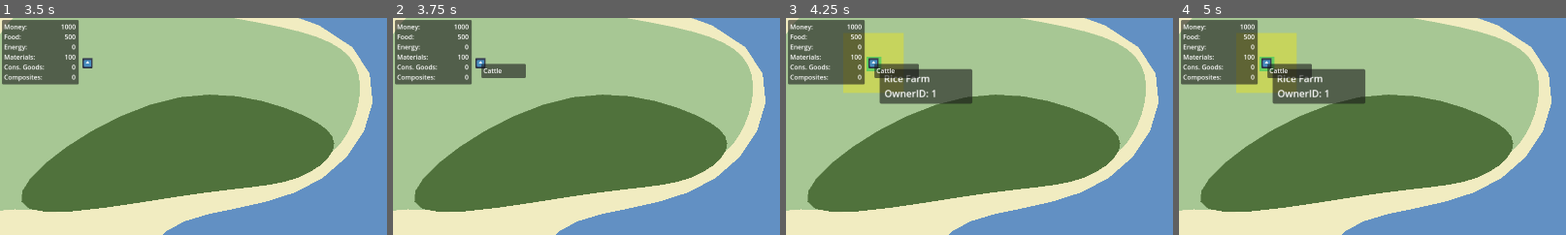
Above: before the commit, frames 1-4 (left to right).
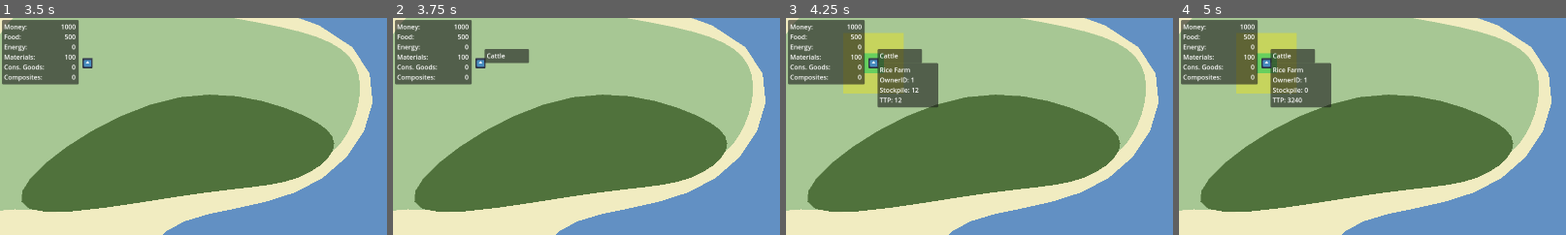
Above: after the commit, the same moments.

Repository: Novation257/Nations-Refounded
Game: Godot game, scene res://masterScene.tscn
The game is run twice, just before and just after one commit, with the same random seed, the same clock (stepped at 60 frames per second) and the same inputs. The engine's default icon, where the game draws it, is replaced by a stand-in: a white triangle on a blue panel in a dark square.
Inputs (mouse positions are % of the whole screen's width and height, from its top left):
- Up to frame 1 (3.5 s): tap Enter at 0.5, 2 s; move the mouse to (72, 45) at 0.52 s; press the mouse at (72, 45) at 0.53 s; tap Space at 1.25, 2.75 s; move the mouse to (30, 55) at 1.27 s; release the mouse at (30, 55) at 1.28 s; click (30, 55) at 1.35 s; move the mouse to (60, 28) at 2.02 s; press the mouse at (60, 28) at 2.03 s; move the mouse to (45, 70) at 2.77 s; release the mouse at (45, 70) at 2.78 s; click (45, 70) at 2.85 s
- Up to frame 2 (3.75 s): tap Enter at 3.5 s; move the mouse to (11, 10) at 3.52 s; press the mouse at (11, 10) at 3.53 s
- Up to frame 3 (4.25 s): tap F1 (debug1) at 4.15 s
- Up to frame 4 (5 s): release the mouse at (11, 10) at 4.28 s; click (11, 10) at 4.35 s
The pictures show only the part of the screen within x 0-50%, y 0-50%; the shares and areas given below are measured in that part.

Frame 1 is identical in both runs. In frame 2, 1.5% of the frame differs, in the area x 22-36%, y 14-28%; in frame 3, 4.1%; in frame 4, 4.2%, in the area x 14-49%, y 14-42%.

Commit message:
Progress on extractors, resource collection, and general formatting

Diff:
--- a/ClientApp/gameObjects/extractor/GenericExtractor.tscn
+++ b/ClientApp/gameObjects/extractor/GenericExtractor.tscn
@@ -1,23 +1,139 @@
 [gd_scene load_steps=3 format=3 uid="uid://b8witt57rpqyq"]
 
-[ext_resource type="Script" path="res://gameObjects/extractor/extractor.gd" id="1_mq0md"]
+[sub_resource type="GDScript" id="GDScript_4xwks"]
+script/source = "extends Polygon2D
+class_name Extractor
+
+# Identifiers
+var id:int
+var RN_name:String
+
+#UI
+var UI:Panel
+var UI_type:Label
+var UI_ownerID:Label
+var UI_stockpile:Label
+var UI_TTP:Label
+
+#Signaling
+var clicked:bool = false
+
+# Production
+var inputs:Resources = Resources.new()
+var outputs:Resources = Resources.new()
+var productionTime:int = 3600
+var productionCountdown:int = productionTime
+var stockpile:int = 0
+
+# Sets the input and output values for different extractors
+func setProduction(type:String) -> void:
+	match type:
+		\"Rice Farm\":
+			inputs.money = 3
+			inputs.energy = 2
+			outputs.food = 5
+		\"Cocoa Plantation\":
+			inputs.energy = 3
+			outputs.food = 2
+			outputs.consumer_goods = 3
+		\"Coal Mine\":
+			inputs.money = 5
+			outputs.energy = 12
+		\"Dairy Farm\":
+			inputs.energy = 5
+			inputs.money = 5
+			outputs.food = 12
+	return
+
+# Add production to the extractor and increase stockpile when necessary
+func doProductionTick(time:int) -> void:
+	if(stockpile < 12): # Don't do production if stockiple is full (12 production cycles)
+		#print(\"Doing tick on extractor:\" + name)
+		productionCountdown -= time
+		if(productionCountdown <= 0): # Production cycle completed
+			stockpile += 1
+			productionCountdown = productionTime
+
+		# Update UI
+		UI_stockpile.text = \"Stockpile: \" + str(stockpile)
+		UI_TTP.text = \"TTP: \" + str(productionCountdown)
+	return
+
+# Collect the production stored in the extractor
+func collect() -> Resources:
+	# Combine into one resource struct with inputs being negative and outputs being positive
+	var temp:Resources = outputs
+	var negInputs = inputs
+	negInputs.applyToAll(func negate(x:int): return -x)
+	temp.combine(negInputs)
+
+	# Multiply every resource by stockpile
+	temp.applyToAll(func mul(x:int): return x * stockpile)
+
+	# Reset stockpile and return resource changes
+	stockpile = 0
+	UI_stockpile.text = \"Stockpile: \" + str(stockpile)
+	return temp
+
+func _ready() -> void:
+	# Set production values
+	setProduction(get_meta(\"type\"))
+
+	# Get UI nodes
+	UI = get_node(\"%UI\")
+	UI_type = get_node(\"%type\")
+	UI_ownerID = get_node(\"%ownerID\")
+	UI_stockpile = get_node(\"%stockpile\")
+	UI_TTP = get_node(\"%TTP\")
+
+	# Hide UI and update values
+	UI.visible = false
+	UI_type.text = get_meta(\"type\")
+	UI_ownerID.text = \"OwnerID: \" + str(get_meta(\"ownerID\"))
+
+	return
+
+func _process(delta: float) -> void:
+	# Make UI follow cursor if the UI isn't hidden
+	if UI.visible == true:
+		var m_pos:Vector2 = get_local_mouse_position()
+		UI.position[0] = m_pos[0] + 10
+		UI.position[1] = m_pos[1] + 0
+	return
+
+
+# Show/hide UI if mouse is hoving over extractor
+func _on_area_2d_mouse_entered() -> void:
+	UI.visible = true
+	return
+
+func _on_area_2d_mouse_exited() -> void:
+	UI.visible = false
+	return
+
+# On left click - collect resources
+func _on_area_2d_input_event(viewport: Node, event: InputEvent, shape_idx: int) -> void:
+	clicked = false
+	if(event.is_action_pressed(\"LMB\")):
+		print(name + \" clicked\")
+		clicked = true
+	return
+"
 
 [sub_resource type="RectangleShape2D" id="RectangleShape2D_x1knm"]
-
-[node name="Extractor Cube" type="Polygon2D"]
-scale = Vector2(7.5, 7.418)
+size = Vector2(150, 150)
+
+[node name="Extractor" type="Polygon2D"]
 color = Color(0.909804, 0.886275, 0.141176, 0.482353)
-polygon = PackedVector2Array(-10, -10, -10, 10, 10, 10, 10, -10)
-script = ExtResource("1_mq0md")
-metadata/outputs = {}
+antialiased = true
+polygon = PackedVector2Array(-75, -75, 75, -75, 75, 75, -75, 75)
+script = SubResource("GDScript_4xwks")
 metadata/ownerID = 0
-metadata/type = ""
 
 [node name="Extractor Cube" type="Polygon2D" parent="."]
-position = Vector2(0.13335, 0.269653)
-scale = Vector2(0.25, 0.248)
+scale = Vector2(1, 0.992)
 color = Color(0.403922, 0.815686, 0.372549, 1)
-polygon = PackedVector2Array(-10, -10, -10, 10, 10, 10, 10, -10)
+polygon = PackedVector2Array(-25, -25, -25, 25, 25, 25, 25, -25)
 
 [node name="Area2D" type="Area2D" parent="."]
 
@@ -26,29 +142,66 @@
 
 [node name="UI" type="Panel" parent="."]
 unique_name_in_owner = true
-offset_left = 32.0
-offset_top = -27.0
-offset_right = 185.0
-offset_bottom = 31.0
-scale = Vector2(0.2, 0.2)
+offset_left = 100.0
+offset_top = -80.0
+offset_right = 250.0
+offset_bottom = 30.0
+metadata/_edit_use_anchors_ = true
+
+[node name="type" type="Label" parent="UI"]
+unique_name_in_owner = true
+layout_mode = 1
+anchors_preset = -1
+offset_left = 5.0
+offset_top = 4.93642
+offset_right = 145.0
+offset_bottom = 29.7698
+text = "Extractor Name"
+metadata/_edit_use_anchors_ = true
 
 [node name="ownerID" type="Label" parent="UI"]
 unique_name_in_owner = true
-layout_mode = 0
+layout_mode = 1
+anchors_preset = -1
+anchor_left = -0.02
+anchor_top = 0.00686417
+anchor_right = 0.273333
+anchor_bottom = 0.0235308
 offset_left = 8.0
 offset_top = 29.1763
 offset_right = 104.0
 offset_bottom = 52.1763
 text = "OwnerID: 12"
-
-[node name="type" type="Label" parent="UI"]
-unique_name_in_owner = true
-layout_mode = 0
-offset_left = 7.33333
-offset_top = 4.237
-offset_right = 202.333
-offset_bottom = 27.237
-text = "Extractor Name"
-
+metadata/_edit_use_anchors_ = true
+
+[node name="stockpile" type="Label" parent="UI"]
+unique_name_in_owner = true
+layout_mode = 1
+anchors_preset = -1
+anchor_left = -0.0733333
+anchor_top = -0.0279383
+anchor_right = 0.22
+anchor_bottom = -0.0112717
+offset_left = 16.0
+offset_top = 58.3526
+offset_right = 112.0
+offset_bottom = 81.3526
+text = "Stockpile: 12"
+metadata/_edit_use_anchors_ = true
+
+[node name="TTP" type="Label" parent="UI"]
+unique_name_in_owner = true
+layout_mode = 1
+anchors_preset = -1
+anchor_left = 0.0333333
+anchor_top = 0.727273
+anchor_right = 0.32
+anchor_bottom = 0.743939
+offset_right = 97.0
+offset_bottom = 23.0
+text = "TTP: 12"
+metadata/_edit_use_anchors_ = true
+
+[connection signal="input_event" from="Area2D" to="." method="_on_area_2d_input_event"]
 [connection signal="mouse_entered" from="Area2D" to="." method="_on_area_2d_mouse_entered"]
 [connection signal="mouse_exited" from="Area2D" to="." method="_on_area_2d_mouse_exited"]
--- a/ClientApp/gameObjects/extractor/extractor.gd
+++ /dev/null
@@ -1,41 +0,0 @@
-extends Polygon2D
-
-#UI
-var UI:Panel
-var UI_ownerID:Label
-var UI_type:Label
-
-# Called when the node enters the scene tree for the first time.
-func _ready() -> void:
-	# Wait for variable and metadata updates from main script
-
-	UI = get_node("%UI")
-	UI.visible = false
-
-	UI_ownerID = get_node("%ownerID")
-	UI_ownerID.text = "OwnerID: " + str(get_meta("ownerID"))
-
-	UI_type = get_node("%type")
-	UI_type.text = get_meta("type")
-
-	pass # Replace with function body.
-
-
-# Called every frame. 'delta' is the elapsed time since the previous frame.
-func _process(delta: float) -> void:
-	if UI.visible == true:
-		var m_pos:Vector2 = get_local_mouse_position()
-		UI.position[0] = m_pos[0] + 2
-		UI.position[1] = m_pos[1] + 2
-
-	pass
-
-
-func _on_area_2d_mouse_entered() -> void:
-	UI.visible = true
-	pass # Replace with function body.
-
-
-func _on_area_2d_mouse_exited() -> void:
-	UI.visible = false
-	pass # Replace with function body.
--- a/ClientApp/gameObjects/resourceNode/resourceNode.gd
+++ b/ClientApp/gameObjects/resourceNode/resourceNode.gd
@@ -18,13 +18,12 @@
 
 	pass
 
-
 # Called every frame. 'delta' is the elapsed time since the previous frame.
 func _process(delta: float) -> void:
 	if UI.visible == true:
 		var m_pos:Vector2 = get_local_mouse_position()
-		UI.position[0] = m_pos[0] + 2
-		UI.position[1] = m_pos[1] + 2
+		UI.position[0] = m_pos[0] + 10
+		UI.position[1] = m_pos[1] - 35
 
 	pass
 
--- a/ClientApp/masterScene.tscn
+++ b/ClientApp/masterScene.tscn
@@ -22,7 +22,7 @@
 position = Vector2(65.9999, 155)
 script = ExtResource("3_tiwjy")
 points = PackedVector2Array(-2433.31, -518.684, -2004.8, -716.461, -1647.84, -804.659, -1484.05, -1021.36, -987.639, -1 …(1136 unchanged characters)…
-weights = PackedFloat32Array(1, 1, 1, 1, 1, 1, 1, 1, 1, 1, 1 …(119480 unchanged characters)… 1, 1, 1, 1, 1, 1, 1, 1, 1, 1, 1, 1, 1, 1)
+weights = PackedFloat32Array(1, 1, 1, 1, 1, 1, 1, 1, 1, 1, 1 …(119480 unchanged characters)… 1, 1, 1, 1, 1, 1, 1, 1, 1, 1, 1, 1, 1, 1, 1, 1, 1, 1, 1, 1, 1, 1, 1, 1, 1, 1, 1, 1, 1, 1, 1, 1, 1, 1, 1, 1, 1, 1, 1, 1, 1, 1, 1, 1, 1, 1, 1, 1, 1, 1, 1, 1, 1, 1, 1, 1, 1, 1, 1, 1, 1, 1)
 open = false
 border = false
 fill = true
@@ -32,7 +32,7 @@
 position = Vector2(-980, -203)
 script = ExtResource("3_tiwjy")
 points = PackedVector2Array(-243.622, -222.623, 78.9117, -640.832, 508.909, -930.005, 665.709, -836.773, 563.194, -447.16, 530.291, 35.7971, 207.751, 151.71, -248.317, 285.678, -1009.16, 55.1613, -1048.76, 258.808, -1298.16, 142.881, -1164.63, -108.98, -776.504, -20.901, -700.589, -274.256)
-weights = PackedFloat32Array(1, 1, 1, 1, 1, 1, 1, 1, 1, 1, 1 …(21929 unchanged characters)… 1, 1, 1, 1, 1, 1, 1, 1, 1, 1, 1, 1, 1, 1)
+weights = PackedFloat32Array(1, 1, 1, 1, 1, 1, 1, 1, 1, 1, 1 …(21929 unchanged characters)… 1, 1, 1, 1, 1, 1, 1, 1, 1, 1, 1, 1, 1, 1, 1, 1, 1, 1, 1, 1, 1, 1, 1, 1, 1, 1, 1, 1, 1, 1, 1, 1, 1, 1, 1, 1, 1, 1, 1, 1, 1, 1, 1, 1, 1, 1, 1, 1, 1, 1, 1, 1, 1, 1, 1, 1, 1, 1, 1, 1, 1, 1)
 open = false
 border = false
 fill = true
@@ -42,7 +42,7 @@
 position = Vector2(-1035, -521)
 script = ExtResource("3_tiwjy")
 points = PackedVector2Array(-786.552, 194.825, -253.795, -31.4633, 173.837, -409.204, 467.833, -79.5718, 82.9648, 45.1541, 145.328, 255.406, -367.83, 258.97)
-weights = PackedFloat32Array(1, 1, 1, 1, 1, 1, 1, 1, 1, 1, 1 …(15872 unchanged characters)… 1, 1, 1, 1, 1, 1, 1, 1, 1, 1, 1, 1, 1, 1)
+weights = PackedFloat32Array(1, 1, 1, 1, 1, 1, 1, 1, 1, 1, 1 …(15872 unchanged characters)… 1, 1, 1, 1, 1, 1, 1, 1, 1, 1, 1, 1, 1, 1, 1, 1, 1, 1, 1, 1, 1, 1, 1, 1, 1, 1, 1, 1, 1, 1, 1, 1, 1, 1, 1, 1, 1, 1, 1, 1, 1, 1, 1, 1, 1, 1, 1, 1, 1, 1, 1, 1, 1, 1, 1, 1, 1, 1, 1, 1, 1, 1)
 open = false
 border = false
 fill = true
@@ -89,7 +89,7 @@
 position = Vector2(-1735, 113)
 script = ExtResource("3_tiwjy")
 points = PackedVector2Array(-243.622, -222.623, 110.098, -223.524, 539.917, -135.425, 323.673, -36.6466, 128.786, -12.6194, 18.7378, 201.189, -274.336, 120.865)
-weights = PackedFloat32Array(1, 1, 1, 1, 1, 1, 1, 1, 1, 1, 1 …(4652 unchanged characters)… 1, 1, 1, 1, 1, 1, 1, 1, 1, 1, 1, 1, 1, 1)
+weights = PackedFloat32Array(1, 1, 1, 1, 1, 1, 1, 1, 1, 1, 1 …(4652 unchanged characters)… 1, 1, 1, 1, 1, 1, 1, 1, 1, 1, 1, 1, 1, 1, 1, 1, 1, 1, 1, 1, 1, 1, 1, 1, 1, 1, 1, 1, 1, 1, 1, 1, 1, 1, 1, 1, 1, 1, 1, 1, 1, 1, 1, 1, 1, 1, 1, 1, 1, 1, 1, 1, 1, 1, 1, 1, 1, 1, 1, 1, 1, 1)
 open = false
 border = false
 fill = true
@@ -99,7 +99,7 @@
 position = Vector2(556, -855)
 script = ExtResource("3_tiwjy")
 points = PackedVector2Array(19.9692, -265.708, 355.59, -217.762, 478.451, -142.847, 469.461, -5.00256, 402.259, 102.07, 340.631, 91.9543, 138.782, -110.154, -244.144, 58.0143, -265.713, 259.592, -369.792, 206.203, -654.269, 288.666, -429.523, -268.705, -243.733, -340.623)
-weights = PackedFloat32Array(1, 1, 1, 1, 1, 1, 1, 1, 1, 1, 1 …(35210 unchanged characters)… 1, 1, 1, 1, 1, 1, 1, 1, 1, 1, 1, 1, 1, 1)
+weights = PackedFloat32Array(1, 1, 1, 1, 1, 1, 1, 1, 1, 1, 1 …(35210 unchanged characters)… 1, 1, 1, 1, 1, 1, 1, 1, 1, 1, 1, 1, 1, 1, 1, 1, 1, 1, 1, 1, 1, 1, 1, 1, 1, 1, 1, 1, 1, 1, 1, 1, 1, 1, 1, 1, 1, 1, 1, 1, 1, 1, 1, 1, 1, 1, 1, 1, 1, 1, 1, 1, 1, 1, 1, 1, 1, 1, 1, 1, 1, 1)
 open = false
 border = false
 fill = true
@@ -109,7 +109,7 @@
 position = Vector2(525, -701)
 script = ExtResource("3_tiwjy")
 points = PackedVector2Array(-326.819, -35.0415, 65.0303, -257.976, 397.181, -159.042, 467.833, -79.5718, 343.181, 16.9585, 137.181, 20.9585, -388.181, 122.949)
-weights = PackedFloat32Array(1, 1, 1, 1, 1, 1, 1, 1, 1, 1, 1 …(21116 unchanged characters)… 1, 1, 1, 1, 1, 1, 1, 1, 1, 1, 1, 1, 1, 1)
+weights = PackedFloat32Array(1, 1, 1, 1, 1, 1, 1, 1, 1, 1, 1 …(21116 unchanged characters)… 1, 1, 1, 1, 1, 1, 1, 1, 1, 1, 1, 1, 1, 1, 1, 1, 1, 1, 1, 1, 1, 1, 1, 1, 1, 1, 1, 1, 1, 1, 1, 1, 1, 1, 1, 1, 1, 1, 1, 1, 1, 1, 1, 1, 1, 1, 1, 1, 1, 1, 1, 1, 1, 1, 1, 1, 1, 1, 1, 1, 1, 1)
 open = false
 border = false
 fill = true
@@ -122,12 +122,12 @@
 [node name="Extractors" type="Node2D" parent="."]
 unique_name_in_owner = true
 
-[node name="Extractor Cube" parent="Extractors" instance=ExtResource("5_spx8q")]
+[node name="0Cocoa Plantation" parent="Extractors" instance=ExtResource("5_spx8q")]
 position = Vector2(-815, -680)
 metadata/ownerID = 4
 metadata/type = "Cocoa Plantation"
 
-[node name="Extractor Cube2" parent="Extractors" instance=ExtResource("5_spx8q")]
+[node name="1Coal Mine" parent="Extractors" instance=ExtResource("5_spx8q")]
 position = Vector2(-1478, -478)
 metadata/ownerID = 12
 metadata/type = "Coal Mine"
--- a/ClientApp/project.godot
+++ b/ClientApp/project.godot
@@ -36,6 +36,11 @@
 "events": [Object(InputEventMouseButton,"resource_local_to_scene":false,"resource_name":"","device":-1,"window_id":0,"a …(253 unchanged characters)…
 ]
 }
+cancel={
+"deadzone": 0.5,
+"events": [Object(InputEventKey,"resource_local_to_scene":false,"resource_name":"","device":-1,"window_id":0,"alt_pressed":false,"shift_pressed":false,"ctrl_pressed":false,"meta_pressed":false,"pressed":false,"keycode":0,"physical_keycode":4194305,"key_label":0,"unicode":0,"location":0,"echo":false,"script":null)
+]
+}
 debug1={
 "deadzone": 0.5,
 "events": [Object(InputEventKey,"resource_local_to_scene":false,"resource_name":"","device":-1,"window_id":0,"alt_press …(195 unchanged characters)…
@@ -46,8 +51,3 @@
 "events": [Object(InputEventKey,"resource_local_to_scene":false,"resource_name":"","device":-1,"window_id":0,"alt_press …(195 unchanged characters)…
 ]
 }
-cancel={
-"deadzone": 0.5,
-"events": [Object(InputEventKey,"resource_local_to_scene":false,"resource_name":"","device":-1,"window_id":0,"alt_pressed":false,"shift_pressed":false,"ctrl_pressed":false,"meta_pressed":false,"pressed":false,"keycode":0,"physical_keycode":4194305,"key_label":0,"unicode":0,"location":0,"echo":false,"script":null)
-]
-}
--- a/ClientApp/scripts/masterScene.gd
+++ b/ClientApp/scripts/masterScene.gd
@@ -11,13 +11,13 @@
 var CGUI:Label
 var CompositesUI:Label
 
-func place_recource_extractor(type:String) -> void:
+func placeRecourceExtractor(type:String) -> void:
 	# Load resource and instanciate
 	var newExRes:Resource = load("res://gameObjects/extractor/GenericExtractor.tscn")
 	var newEx = newExRes.instantiate()
 
 	# Set extractor variables and metadata
-	newEx.name = type
+	newEx.name = str(get_node("%Extractors").get_child_count(false)) + type
 	newEx.set_meta("ownerID", curr_player.id)
 	newEx.set_meta("type", type)
 	newEx.position = get_global_mouse_position()
@@ -32,13 +32,14 @@
 
 # Called when the node enters the scene tree for the first time.
 func _ready() -> void:
+	# Initialize player
 	curr_player = Player.new()
 	curr_player.id = 1
-	curr_player.money = 1000
-	curr_player.food = 500
-	curr_player.building_materials = 100
-	curr_player.checkInit()
+	curr_player.resources.money = 1000
+	curr_player.resources.food = 500
+	curr_player.resources.building_materials = 100
 
+	# Get UI nodes
 	moneyUI = get_node("%camera+static ui/%Money Number")
 	foodUI = get_node("%camera+static ui/%Food Number")
 	energyUI = get_node("%camera+static ui/%Energy Number")
@@ -46,28 +47,42 @@
 	CGUI = get_node("%camera+static ui/%CG Number")
 	CompositesUI = get_node("%camera+static ui/%Composites Number")
 
-
-	pass # Replace with function body.
+	return
 
 func update_ui() -> void:
-	moneyUI.text = str(curr_player.money)
-	foodUI.text = str(curr_player.food)
-	energyUI.text = str(curr_player.energy)
-	BMUI.text = str(curr_player.building_materials)
-	CGUI.text = str(curr_player.consumer_goods)
-	CompositesUI.text = str(curr_player.composites)
+	moneyUI.text = str(curr_player.resources.money)
+	foodUI.text = str(curr_player.resources.food)
+	energyUI.text = str(curr_player.resources.energy)
+	BMUI.text = str(curr_player.resources.building_materials)
+	CGUI.text = str(curr_player.resources.consumer_goods)
+	CompositesUI.text = str(curr_player.resources.composites)
 
 
 # Called every frame. 'delta' is the elapsed time since the previous frame.
 func _process(delta: float) -> void:
-	# Update time
+	var extractors = get_node("%Extractors").get_children()
+
+	# Update time and time-based events
 	if(time != Time.get_ticks_msec() / 1000):
 		time = Time.get_ticks_msec() / 1000
 		print(time)
 
+		# Update extractors
+		for extractor in extractors:
+			extractor.doProductionTick(360)
+
+	# Extractor clicked - collect stockpiled resources
+	for extractor in extractors:
+		if extractor.clicked == true && extractor.get_meta("ownerID") == curr_player.id:
+			var resChange:Resources = extractor.collect()
+			var newRes:Resources = curr_player.resources.combineNoNeg(resChange)
+
+
 	# Run input routines if button is pressed
 	if Input.is_action_just_pressed("debug1"):
-		place_recource_extractor("Rice Farm")
+		placeRecourceExtractor("Rice Farm")
+
+
 
 	# Update UI
 	update_ui()
--- a/ClientApp/scripts/player.gd
+++ b/ClientApp/scripts/player.gd
@@ -5,12 +5,7 @@
 var id:int
 
 # Resources
-var money:int = 0
-var food:int = 0
-var energy:int = 0
-var building_materials:int = 0
-var composites:int = 0
-var consumer_goods:int = 0
+var resources:Resources = Resources.new()
 
 # Owned game objects
 var units:Array
@@ -23,5 +18,5 @@
 
 # DEBUG - check if the script was initialized
 func checkInit():
-	print("RoomGen initialized successfully")
+	print("initialized successfully")
 	pass
--- /dev/null
+++ b/ClientApp/scripts/resources.gd
@@ -0,0 +1,47 @@
+class_name Resources
+
+# Resources
+var money:int = 0
+var food:int = 0
+var energy:int = 0
+var building_materials:int = 0
+var consumer_goods:int = 0
+var composites:int = 0
+
+func applyToAll(passedFunc:Callable) -> Resources:
+	money = passedFunc.call(money)
+	food = passedFunc.call(food)
+	energy = passedFunc.call(energy)
+	building_materials = passedFunc.call(building_materials)
+	consumer_goods = passedFunc.call(consumer_goods)
+	composites = passedFunc.call(composites)
+	return self
+
+func combine(other:Resources) -> Resources:
+	money += other.money
+	food += other.food
+	energy += other.energy
+	building_materials += other.building_materials
+	consumer_goods += other.consumer_goods
+	composites += other.composites
+	return self
+
+# Same as combine, but does nothing and returns null if one of the values would be made negative
+func combineNoNeg(other:Resources) -> Resources:
+	self.combine(other)
+	for res in self.asArray():
+		if res < 0:
+			# Undo combine by negating other Resource struct and adding it to self
+			self.combine(other.applyToAll(func(x:int): return -x))
+			return null
+	return self
+
+func asArray() -> Array:
+	var resArray:Array
+	resArray.append(money)
+	resArray.append(food)
+	resArray.append(energy)
+	resArray.append(building_materials)
+	resArray.append(consumer_goods)
+	resArray.append(composites)
+	return resArray
